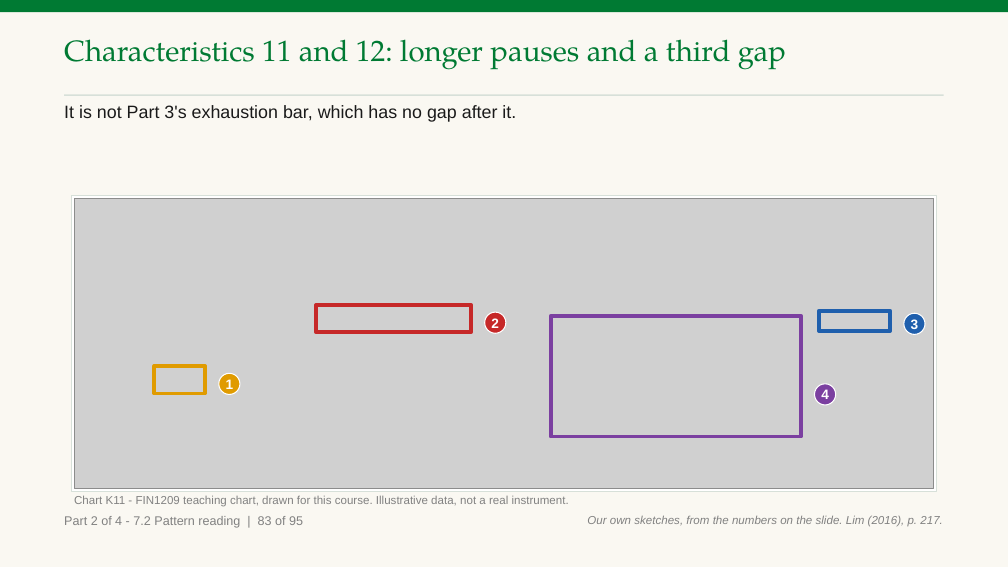
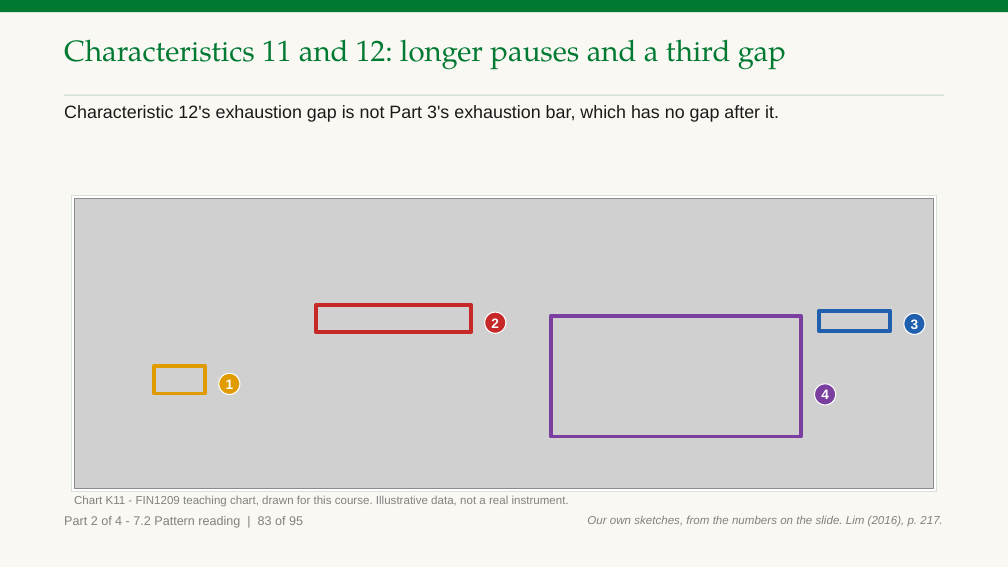
Before and after one commit to benjiesotelo-sudo/Telos_FIN1209, a slide deck: slide 135 of chapter-07/FIN1209-Chapter-07.pptx. Drawn at 1008x567 pixels with LibreOffice and Linux fonts; fonts in the diff are those of the drawing; grey boxes stand for pictures. Boxes give left, top, right and bottom in pixels: in the first picture for what was removed or moved away, otherwise in the second. Text is boxed around its words. In the diff, an @@ line names an element or a change of style, - is before the commit and + after.

```diff
--- a/chapter-07/FIN1209-Chapter-07.pptx
+++ b/chapter-07/FIN1209-Chapter-07.pptx
@@ text at <box>64,105,779,122</box>: text changed @@
-It is not Part 3's exhaustion bar, which has no gap after it.
+Characteristic 12's exhaustion gap is not Part 3's exhaustion bar, which has no gap after it.
```
Also in this commit, not shown: 9 other slides changed, 3 other files.
